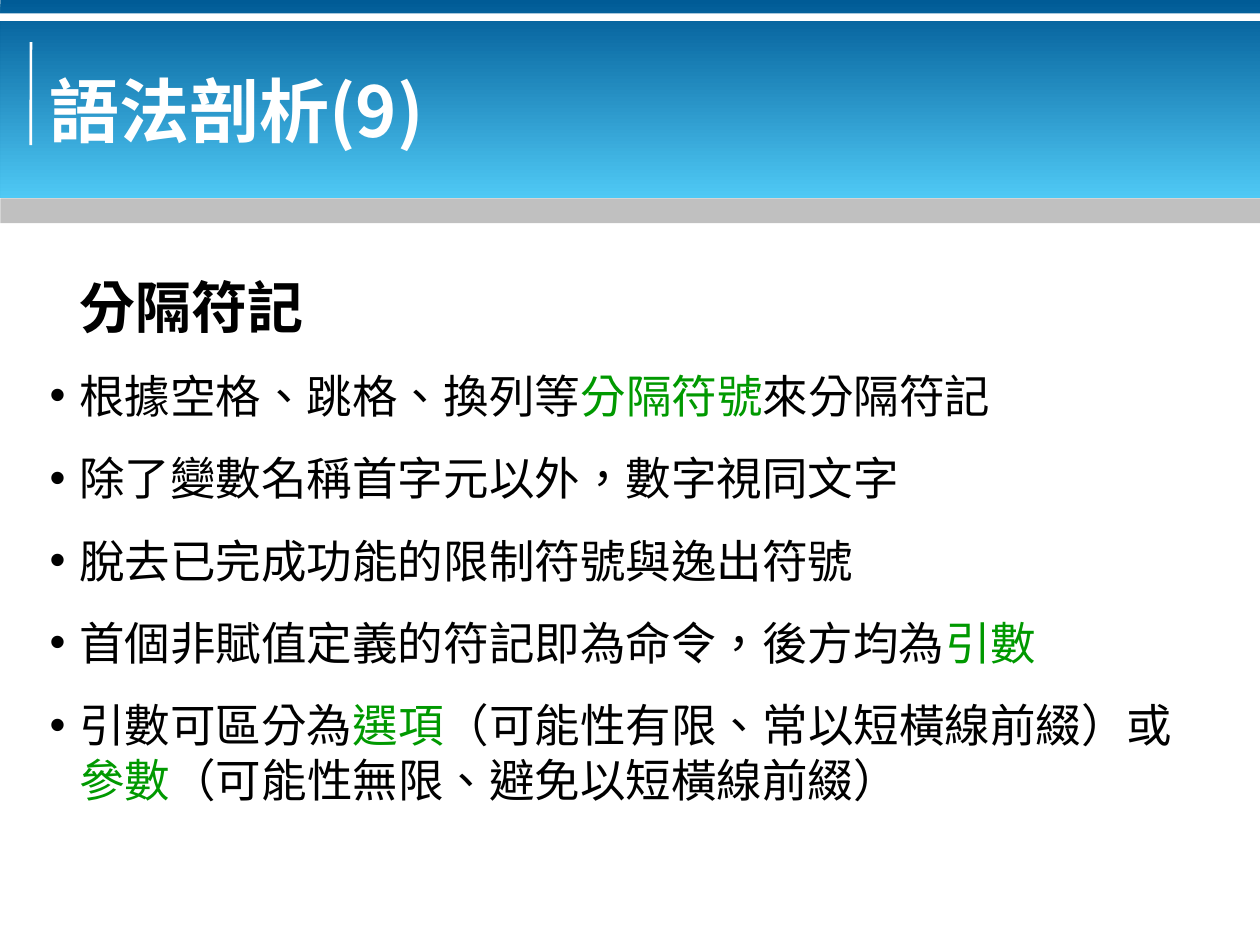
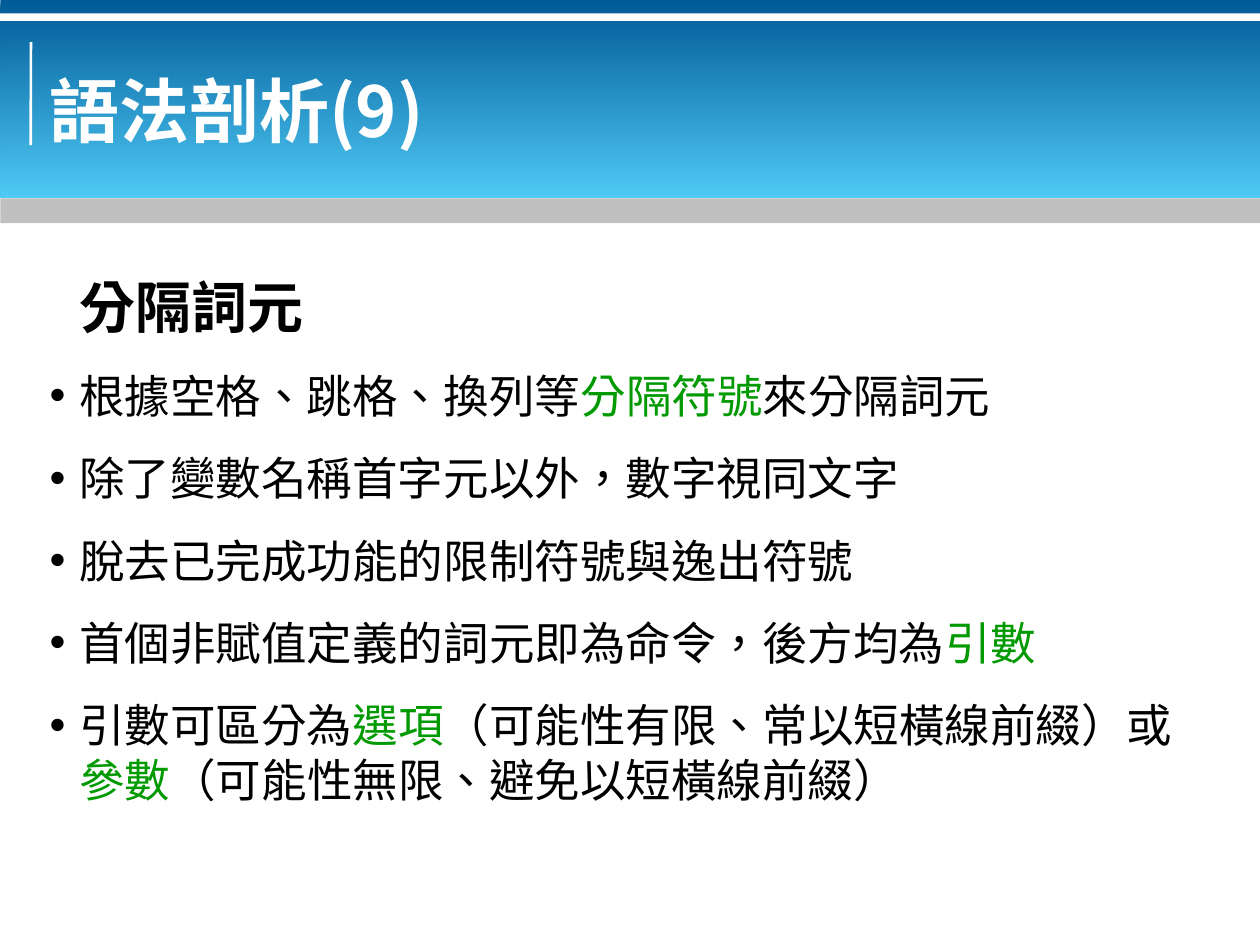
Before and after one commit to bluebat/.presentations, a slide deck: slide 15 of bash-basics.odp. Drawn at 1260x945 pixels with LibreOffice and Linux fonts; fonts in the diff are those of the drawing; background and template pictures are left out. Boxes give left, top, right and bottom in pixels: in the first picture for what was removed or moved away, otherwise in the second. Text is boxed around its words. In the diff, an @@ line names an element or a change of style, - is before the commit and + after.

```diff
--- a/bash-basics.odp
+++ b/bash-basics.odp
@@ text at bbox=[79, 280, 990, 417]: text changed @@
-分隔符記
-• 根據空格、跳格、換列等分隔符號來分隔符記
+分隔詞元
+• 根據空格、跳格、換列等分隔符號來分隔詞元
@@ text at bbox=[79, 621, 1036, 664]: text changed @@
-• 首個非賦值定義的符記即為命令，後方均為引數
+• 首個非賦值定義的詞元即為命令，後方均為引數
```
Also in this commit, not shown: 3 other slides changed.
